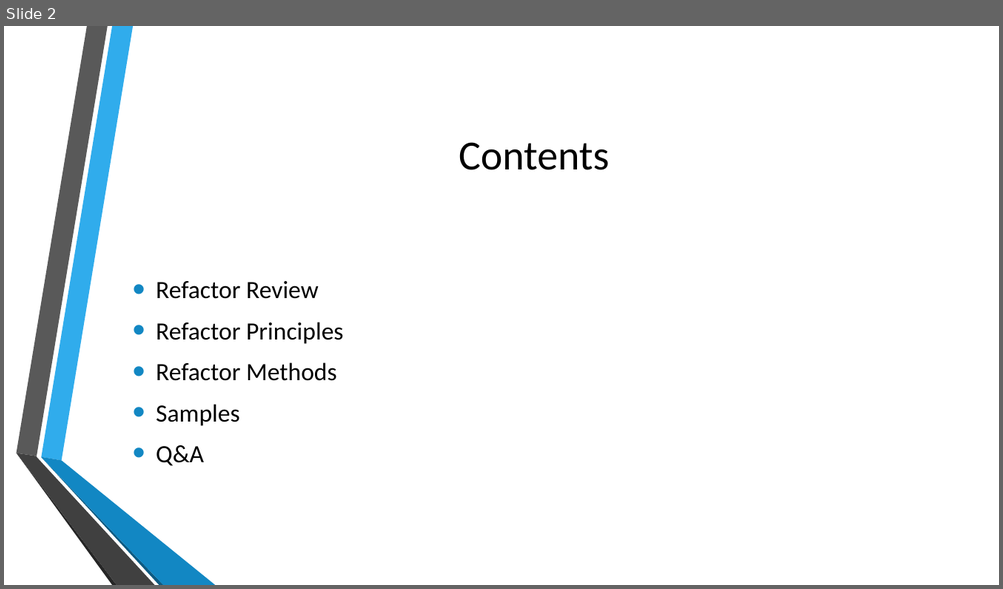
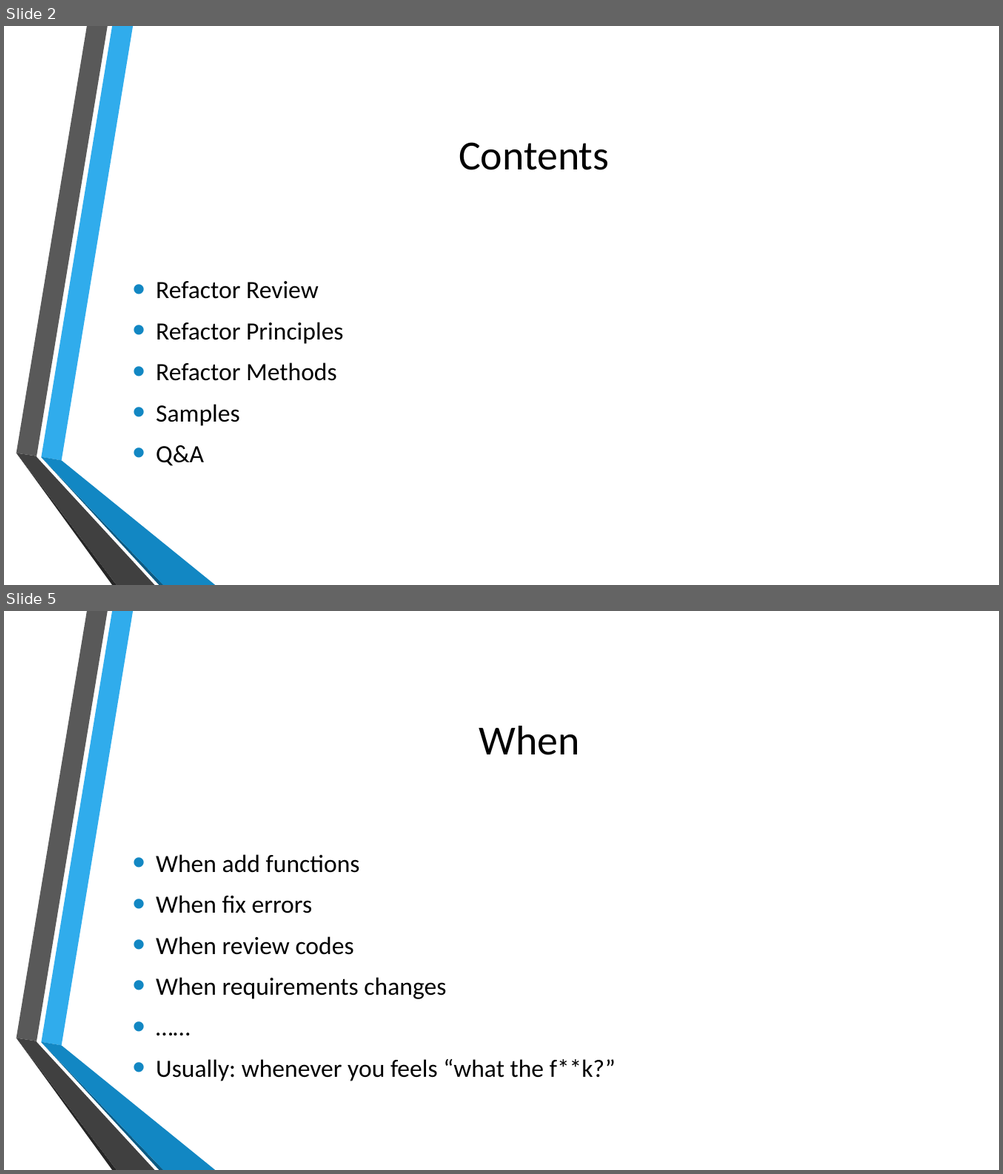
Before and after one commit to zhangyun/sharings, a slide deck: Refactoring - Java/Refactoring.pptx. Shown one above the other, each under a label of ours: slide 2 before the commit, slides 2 and 5 after it; the slides between them are not shown. The pictures are 1003x589 and 1003x1174 pixels, drawn with LibreOffice and Linux fonts; fonts in the diff are those of the drawing; background and template pictures are left out. Boxes give left, top, right and bottom in pixels: in the first picture for what was removed or moved away, otherwise in the second. Text is boxed around its words. In the diff, an @@ line names an element or a change of style, - is before the commit and + after.

```diff
--- a/Refactoring - Java/Refactoring.pptx
+++ b/Refactoring - Java/Refactoring.pptx
@@ slide 5 added at bbox=[4, 611, 999, 1170], background picture (left out); not listed: 6 template elements that a slide beside it also shows @@
@@ title added at bbox=[478, 726, 579, 755], 40 pt, text #000000 @@
+When
@@ text added at bbox=[156, 854, 615, 1082], 24 pt, text #000000 @@
+• When add functions
+• When fix errors
+• When review codes
+• When requirements changes
+• ……
+• Usually: whenever you feels “what the f**k?”
```
Also in this commit, not shown: 1 slide changed, 11 other slides added, 2 slides removed.
